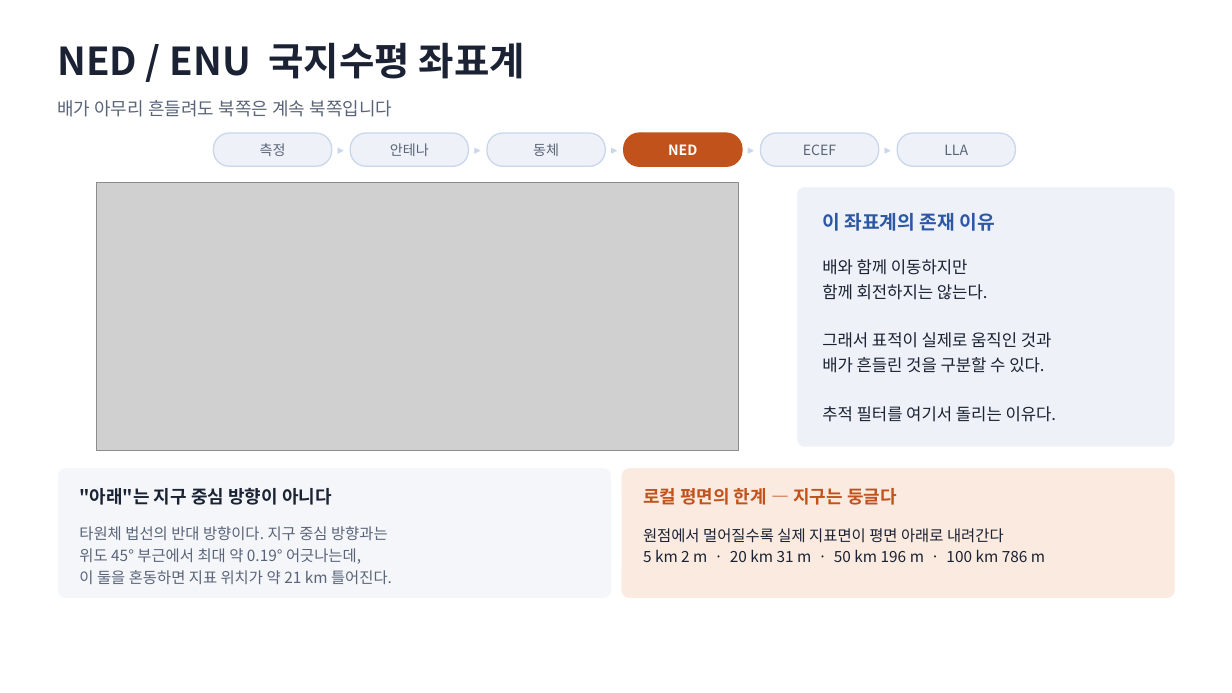
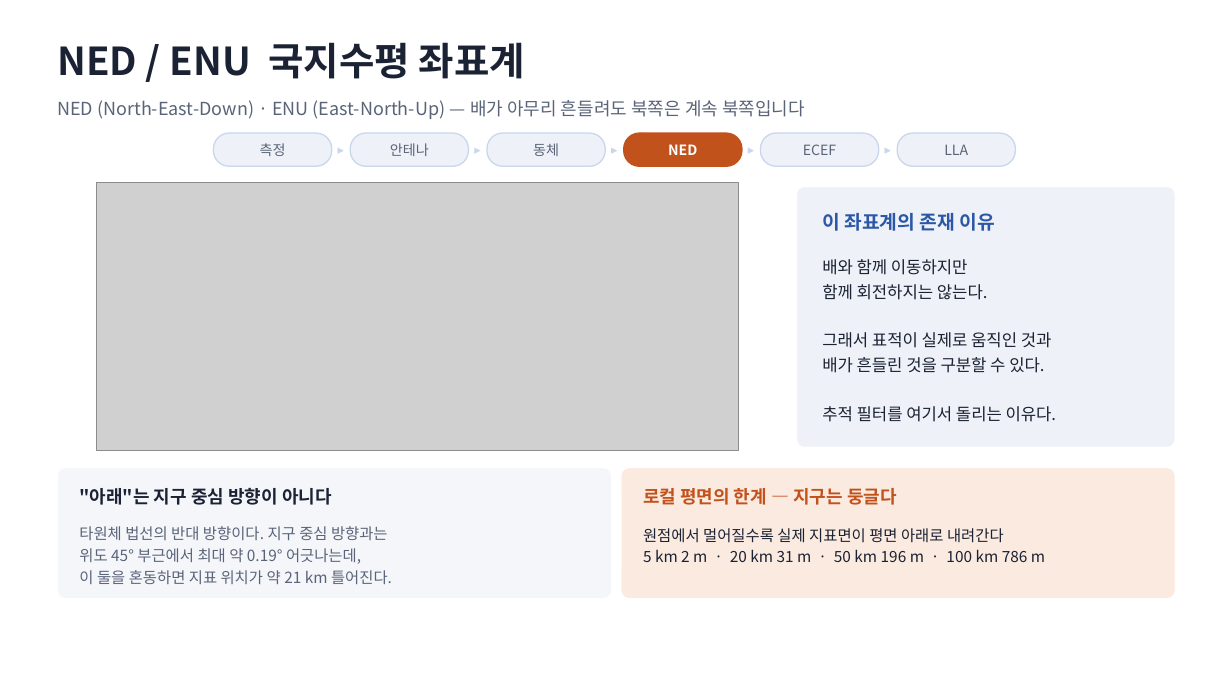
Before and after one commit to harley-hwan/IpcProc, a slide deck: slide 17 of Part2_CoordFrames/ref/산출물/Chapter2_coordinate_systems.pptx. Drawn at 1232x693 pixels with LibreOffice and Linux fonts; fonts in the diff are those of the drawing; grey boxes stand for pictures. Boxes give left, top, right and bottom in pixels: in the first picture for what was removed or moved away, otherwise in the second. Text is boxed around its words. In the diff, an @@ line names an element or a change of style, - is before the commit and + after.

```diff
--- a/Part2_CoordFrames/ref/산출물/Chapter2_coordinate_systems.pptx
+++ b/Part2_CoordFrames/ref/산출물/Chapter2_coordinate_systems.pptx
@@ text at (57,100,805,119): text changed @@
-배가 아무리 흔들려도 북쪽은 계속 북쪽입니다
+NED (North-East-Down) · ENU (East-North-Up) — 배가 아무리 흔들려도 북쪽은 계속 북쪽입니다
```
Also in this commit, not shown: 8 other slides changed, 7 other files.
